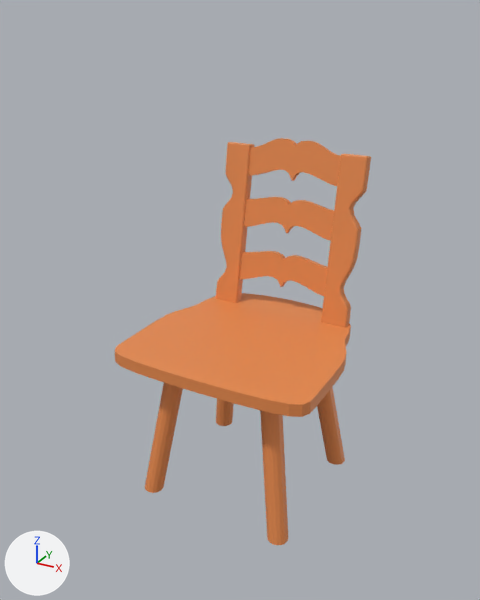
The FBX model Prototype/Assets/Prefab/Import/Chair.fbx as it was, and as the next commit left it.
The view is the same before and after, from a camera (50 mm lens) standing at (0.894, -1.691, 1.495) and looking at (-0.019, -0.032, 0.666). The lights are fixed; the arrows at lower left show +X, +Y and +Z. Where no turn or scale is listed for an object, it has been applied to the vertices.

Names of what the first picture shows: 'Base', 'BezierCurve', 'BezierCurve.001', 'BezierCurve.002', 'Foot.b.l', 'Foot.b.r', 'Foot.f.l', 'Foot.f.r', 'backpart1'.
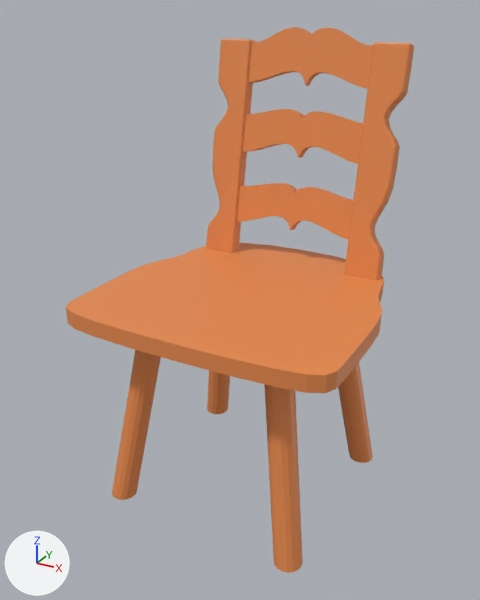
Where the newer file only moved an object's origin or applied its transform, the numbers keep the older frame.

Patch to the scene script:
```diff
--- a/Prototype/Assets/Prefab/Import/Chair.fbx.py
+++ b/Prototype/Assets/Prefab/Import/Chair.fbx.py
@@ me_cylinder_001 @@
 # used by ob_foot_b_r; location = (-0.194, 0.186, 0.135); rotation_euler = (-0.157, 0.0, -2.356), in degrees (-9, 0, -135); scale = (0.328, 0.328, 0.328)
-me_cylinder_001.from_pydata(...)  # 32 vertices, 17 faces; spans x -0.1..0.1, y -0.19..0.09, z -0.45..1.13
+me_cylinder_001.from_pydata(...)  # 32 vertices, 16 faces; spans x 0.18..0.36, y 0.13..0.31, z 0.0..0.64
+# me_cylinder_001 part 2: 32 vertices removed from x -0.1..0.1, y -0.19..0.09, z -0.45..1.13
+# me_cylinder_001 part 3: 32 vertices added at x 0.18..0.36, y 0.13..0.31, z 0.0..0.64
 me_cylinder_001.materials.append(mat_wood)
@@ me_beziercurve_003 @@
 me_beziercurve_003.from_pydata(...)  # 100 vertices, 96 faces; spans x -0.165..0.165, y 0.0..0.044, z -0.004..0.114
+# me_beziercurve_003 part 1: the whole mesh is multiplied about its middle by the matrix ((1.296, 0.0, 0.0), (0.0, 1.576, -0.049), (0.0, -0.049, 1.309)), then moved by (0.0, 0.086, 0.257)
 me_beziercurve_003.materials.append(mat_wood)
@@ me_beziercurve_004 @@
 me_beziercurve_004.from_pydata(...)  # 100 vertices, 96 faces; spans x -0.165..0.165, y -0.002..0.044, z -0.015..0.119
+# me_beziercurve_004 part 4: the whole mesh is scaled about its middle by (1.3, 1.28, 1.32), then moved by (0.0, 0.092, 0.312)
 me_beziercurve_004.materials.append(mat_wood)
@@ me_cube_024 @@
 # used by ob_backpart1; location = (-0.192, 0.274, 0.795); rotation_euler = (0.175, 0.0, 3.142), in degrees (10, 0, 180); scale = (0.255, 0.256, 0.282)
-me_cube_024.from_pydata(...)  # 1298 vertices, 1272 faces; spans x -1.73..0.22, y -0.04..0.11, z -0.99..1.0
+me_cube_024.from_pydata(...)  # 1322 vertices, 1296 faces; spans x -0.32..0.32, y 0.26..0.43, z 0.67..1.4
+# me_cube_024 part 5: 649 vertices removed from x -0.13..0.22, y -0.04..0.11, z -0.99..1.0; 1322 vertices added at x -0.32..0.32, y 0.26..0.43, z 0.67..1.4
+# me_cube_024 part 6: 649 vertices removed from x -1.73..-1.38, y -0.04..0.11, z -0.99..1.0
 me_cube_024.materials.append(mat_wood)
@@ me_cube_023 @@
 me_cube_023.from_pydata(...)  # 290 vertices, 288 faces; spans x -0.328..0.328, y -0.325..0.319, z 0.495..0.534
+# me_cube_023 part 7: the whole mesh is scaled about the mesh origin by 1.3
 me_cube_023.materials.append(mat_wood)
@@ me_beziercurve_002 @@
 me_beziercurve_002.from_pydata(...)  # 100 vertices, 96 faces; spans x -0.165..0.165, y 0.0..0.044, z -0.004..0.114
+# me_beziercurve_002 part 8: the whole mesh is multiplied about its middle by the matrix ((1.296, 0.0, 0.0), (0.0, 1.576, -0.049), (0.0, -0.049, 1.309)), then moved by (0.0, 0.076, 0.202)
 me_beziercurve_002.materials.append(mat_wood)
@@ me_cylinder_004 @@
+me_cylinder_004.from_pydata(...)  # 32 vertices, 16 faces; spans x -0.359..-0.178, y -0.342..-0.161, z 0.0..0.644
+me_cylinder_004.materials.append(mat_wood)  # orange #e78b4d
@@ me_cylinder_003 @@
+me_cylinder_003.from_pydata(...)  # 32 vertices, 16 faces; spans x 0.161..0.342, y -0.359..-0.178, z 0.0..0.644
+me_cylinder_003.materials.append(mat_wood)  # orange #e78b4d
@@ me_cylinder_005 @@
+me_cylinder_005.from_pydata(...)  # 32 vertices, 16 faces; spans x -0.342..-0.161, y 0.15..0.332, z 0.0..0.644
+me_cylinder_005.materials.append(mat_wood)  # orange #e78b4d
@@ ob_foot_b_r @@
-ob_foot_b_r = bpy.data.objects.new('Foot.b.r', me_cylinder_001)
-ob_foot_b_r.location = (-0.194, 0.186, 0.135)
-ob_foot_b_r.rotation_euler = (-0.157, 0.0, -2.356)  # degrees (-9, 0, -135)
-ob_foot_b_r.scale = (0.328, 0.328, 0.328)
+ob_foot_b_r = bpy.data.objects.new('Foot.b.r', me_cylinder_005)
+ob_foot_b_r.location = (0.0, 0.0, 0.0)
@@ ob_foot_b_l @@
 ob_foot_b_l = bpy.data.objects.new('Foot.b.l', me_cylinder_001)
-ob_foot_b_l.location = (0.207, 0.173, 0.135)
-ob_foot_b_l.rotation_euler = (-0.157, 0.0, 2.356)  # degrees (-9, 0, 135)
-ob_foot_b_l.scale = (0.328, 0.328, 0.328)
+ob_foot_b_l.location = (0.0, 0.0, 0.0)
@@ ob_foot_f_l @@
-ob_foot_f_l = bpy.data.objects.new('Foot.f.l', me_cylinder_001)
-ob_foot_f_l.location = (0.194, -0.207, 0.135)
-ob_foot_f_l.rotation_euler = (-0.157, 0.0, 0.785)  # degrees (-9, 0, 45)
-ob_foot_f_l.scale = (0.328, 0.328, 0.328)
+ob_foot_f_l = bpy.data.objects.new('Foot.f.l', me_cylinder_003)
+ob_foot_f_l.location = (0.0, 0.0, 0.0)
@@ ob_backpart1 @@
 ob_backpart1 = bpy.data.objects.new('backpart1', me_cube_024)
-ob_backpart1.location = (-0.192, 0.274, 0.795)
-ob_backpart1.rotation_euler = (0.175, 0.0, 3.142)  # degrees (10, 0, 180)
-ob_backpart1.scale = (0.255, 0.256, 0.282)
+ob_backpart1.location = (0.0, 0.0, 0.0)
@@ ob_foot_f_r @@
-ob_foot_f_r = bpy.data.objects.new('Foot.f.r', me_cylinder_001)
-ob_foot_f_r.location = (-0.207, -0.194, 0.135)
-ob_foot_f_r.rotation_euler = (-0.157, 0.0, -0.785)  # degrees (-9, 0, -45)
-ob_foot_f_r.scale = (0.328, 0.328, 0.328)
+ob_foot_f_r = bpy.data.objects.new('Foot.f.r', me_cylinder_004)
+ob_foot_f_r.location = (0.0, 0.0, 0.0)
```

What differs and where, as boxes [x1, y1, x2, y2] in the pictures (480 x 600 px):
'Base', mesh rescaled (35% wider, 21% taller): before [115, 293, 351, 417]; after [66, 243, 384, 393]
'backpart1', reshaped, moved, turned, rescaled: before [216, 142, 371, 327]; after [206, 39, 414, 280]
'BezierCurve.002', mesh rescaled (34% wider, 29% taller): before [248, 138, 341, 186]; after [248, 27, 373, 89]
'BezierCurve.001', reshaped (34% wider, 24% taller): before [244, 197, 334, 241]; after [242, 109, 363, 164]
'BezierCurve', reshaped (33% wider, 24% taller): before [240, 251, 327, 296]; after [237, 183, 353, 239]
'Foot.f.l', reshaped, moved, turned, rescaled: before [260, 410, 288, 545]; after [264, 384, 303, 573]
'Foot.f.r', reshaped, moved, turned, rescaled: before [145, 383, 183, 493]; after [112, 350, 161, 500]
'Foot.b.l', reshaped, moved, turned, rescaled: before [317, 387, 345, 465]; after [338, 362, 373, 463]
'Foot.b.r', reshaped, moved, turned, rescaled: before [216, 399, 234, 426]; after [207, 370, 230, 414]
part 2 of me_cylinder_001, deleted (orange): before [145, 383, 345, 545]
part 3 of me_cylinder_001, added: after [338, 362, 373, 463]
part 5 of me_cube_024, built on: before [216, 142, 255, 303]; after [206, 39, 414, 280]
part 6 of me_cube_024, deleted (orange): before [321, 154, 371, 327]
